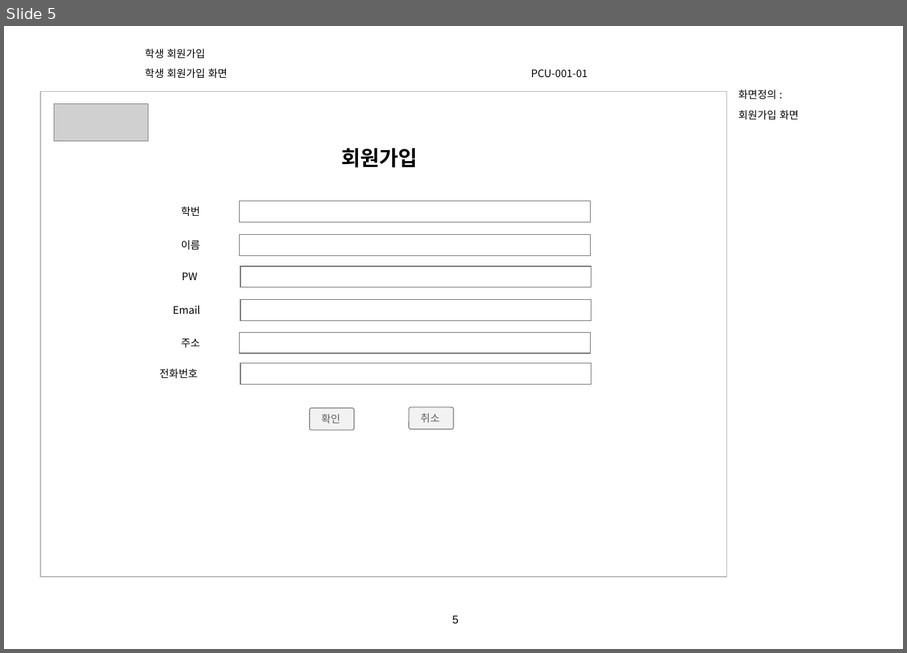
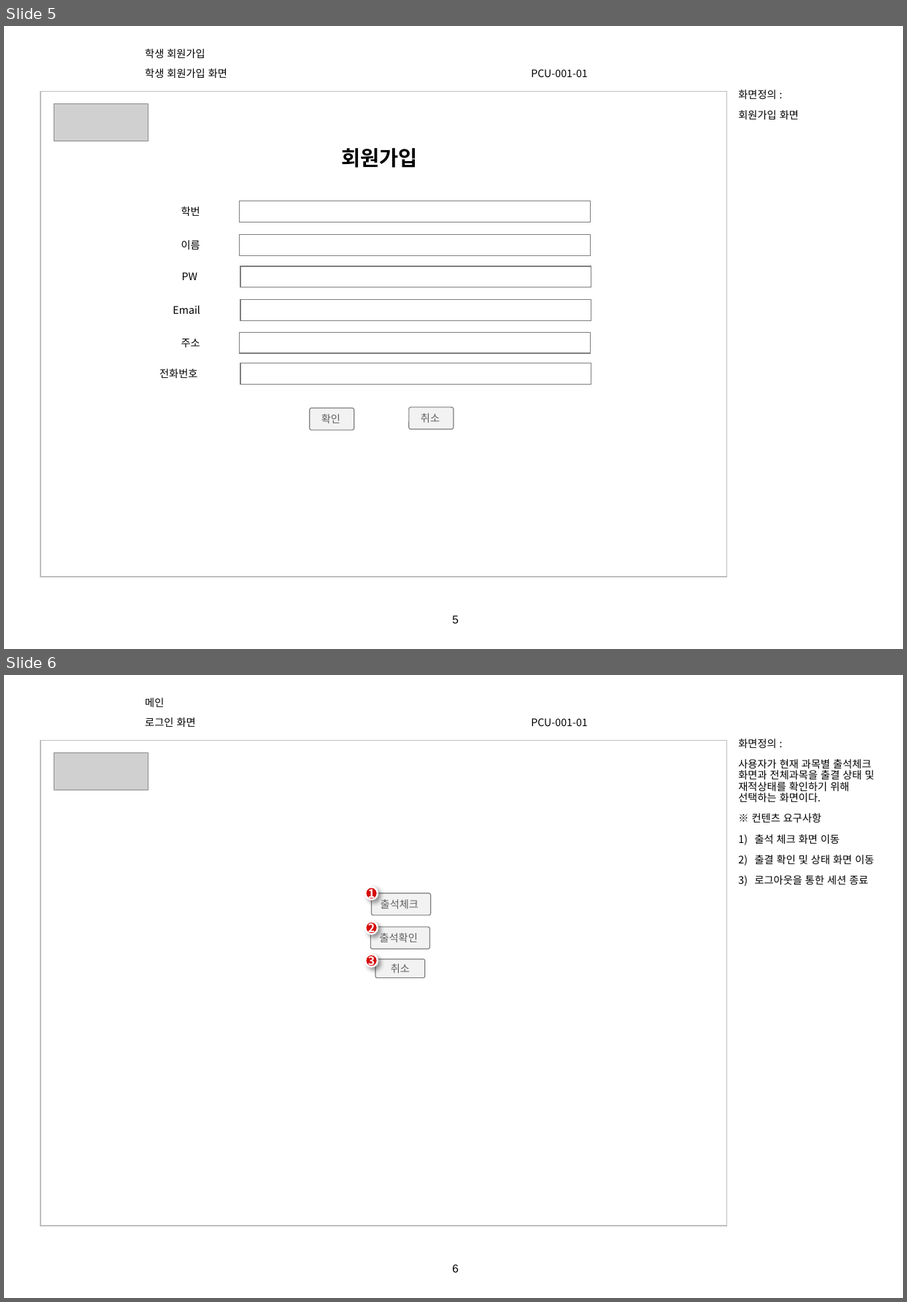
Before and after one commit to lgt9875/Idino-Project, a slide deck: DS02_화면설계서_v1.0.pptx. Shown one above the other, each under a label of ours: slide 5 before the commit, slides 5 and 6 after it. The pictures are 907x653 and 907x1302 pixels, drawn with LibreOffice and Linux fonts; fonts in the diff are those of the drawing; grey boxes stand for pictures; background and template pictures are left out. Boxes give left, top, right and bottom in pixels: in the first picture for what was removed or moved away, otherwise in the second. Text is boxed around its words. In the diff, an @@ line names an element or a change of style, - is before the commit and + after.

```diff
--- a/DS02_화면설계서_v1.0.pptx
+++ b/DS02_화면설계서_v1.0.pptx
@@ slide 6 added at <box>4,675,903,1298</box>, background #FFFFFF; not listed: 1 template element that a slide beside it also shows @@
@@ text added at <box>145,698,164,707</box>, 9 pt, text #000000 @@
+메인
@@ text added at <box>145,717,196,727</box>, 9 pt, text #000000 @@
+로그인 화면
@@ text added at <box>531,718,587,726</box>, 9 pt, text #000000 @@
+PCU-001-01
@@ text added at <box>738,739,875,885</box>, 9 pt, text #000000 @@
+화면정의 :
+사용자가 현재 과목별 출석체크 화면과 전체과목을 출결 상태 및 재적상태를 확인하기 위해 선택하는 화면이다.
+※ 컨텐츠 요구사항
+1) 출석 체크 화면 이동
+2) 출결 확인 및 상태 화면 이동
+3) 로그아웃을 통한 세션 종료
@@ rectangle added at <box>40,741,727,1225</box>, outline #BFBFBF 0.75 pt @@
@@ picture added at <box>54,753,149,790</box> @@
@@ ellipse added at <box>365,887,378,899</box>, fill #D60C0C, outline #FFFFFF 1.5 pt, 10 pt, text #FFFFFF, bold @@
+1
@@ rounded rectangle added at <box>372,893,431,915</box>, fill #F2F2F2, outline #808080 0.75 pt, 9 pt, text #5F5F5F @@
+출석체크
@@ ellipse added at <box>365,922,378,934</box>, fill #D60C0C, outline #FFFFFF 1.5 pt, 10 pt, text #FFFFFF, bold @@
+2
@@ rounded rectangle added at <box>371,927,430,948</box>, fill #F2F2F2, outline #808080 0.75 pt, 9 pt, text #5F5F5F @@
+출석확인
@@ ellipse added at <box>365,954,378,966</box>, fill #D60C0C, outline #FFFFFF 1.5 pt, 10 pt, text #FFFFFF, bold @@
+3
@@ rounded rectangle added at <box>376,959,426,978</box>, fill #F2F2F2, outline #808080 0.75 pt, 9 pt, text #5F5F5F @@
+취소
```
Also in this commit, not shown: 2 slides changed, 1 other slide added, 1 slide removed, 26 other files.
